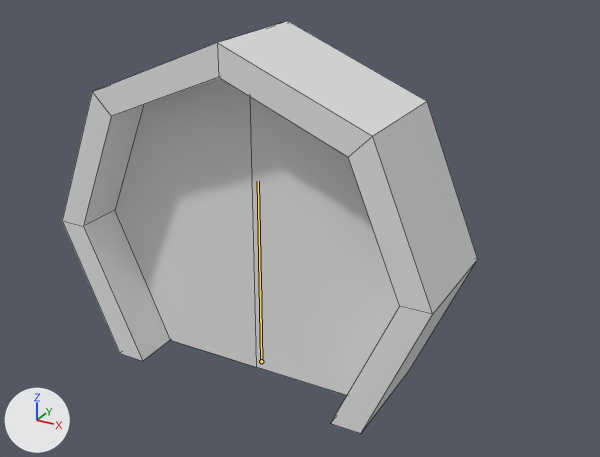
What one commit did to the Blender file assets/models/props/door_01.blend.
The view is the same before and after, from a 50 mm lens placed at (1.95, -3.14, 2.37), pointed at (0.19, 0.07, 0.77). Lighting does not change. The marker at lower left points along +X, +Y and +Z. The bones that bend it are drawn over the model as lines. Mesh edges are drawn as thin lines.

In view in the first picture: 'door_01'.
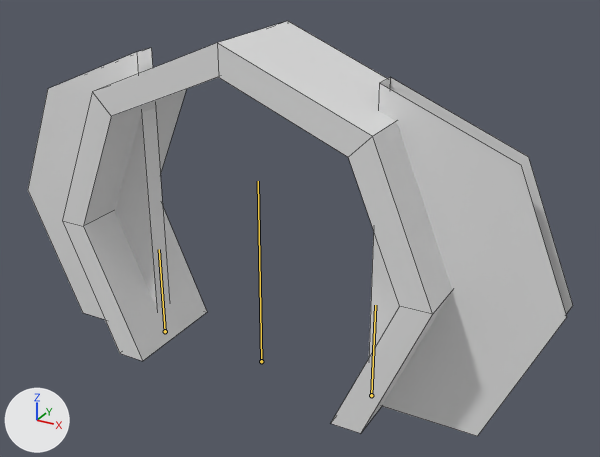
The newer file adds an action. The first version stands in its rest pose; the second is drawn at frame 1 of the action 'opened'.

Pixel boxes (x1, y1, x2, y2) of what changed, in the pictures (600 x 457 px):
'door_01', posed (31% wider)
    before: (62, 21, 477, 433)
    after: (28, 21, 573, 436)
bone 'DoorL', root to tip
    before: (261, 361) to (260, 275)
    after: (165, 331) to (159, 249)
bone 'DoorR', root to tip
    before: (261, 361) to (260, 275)
    after: (371, 395) to (375, 305)

Patch to the scene script:
```diff
--- a/assets/models/props/door_01.blend.py
+++ b/assets/models/props/door_01.blend.py
@@ bone_doorl @@
 bone_doorl = bpy.data.objects['Armature'].pose.bones['DoorL']
-bone_doorl.location = (0.0, 0.0, 0.0)
+bone_doorl.location = (-0.625, 0.0, 0.0)
@@ bone_doorr @@
 bone_doorr = bpy.data.objects['Armature'].pose.bones['DoorR']
-bone_doorr.location = (0.0, 0.0, 0.0)
+bone_doorr.location = (0.625, 0.0, 0.0)
```
